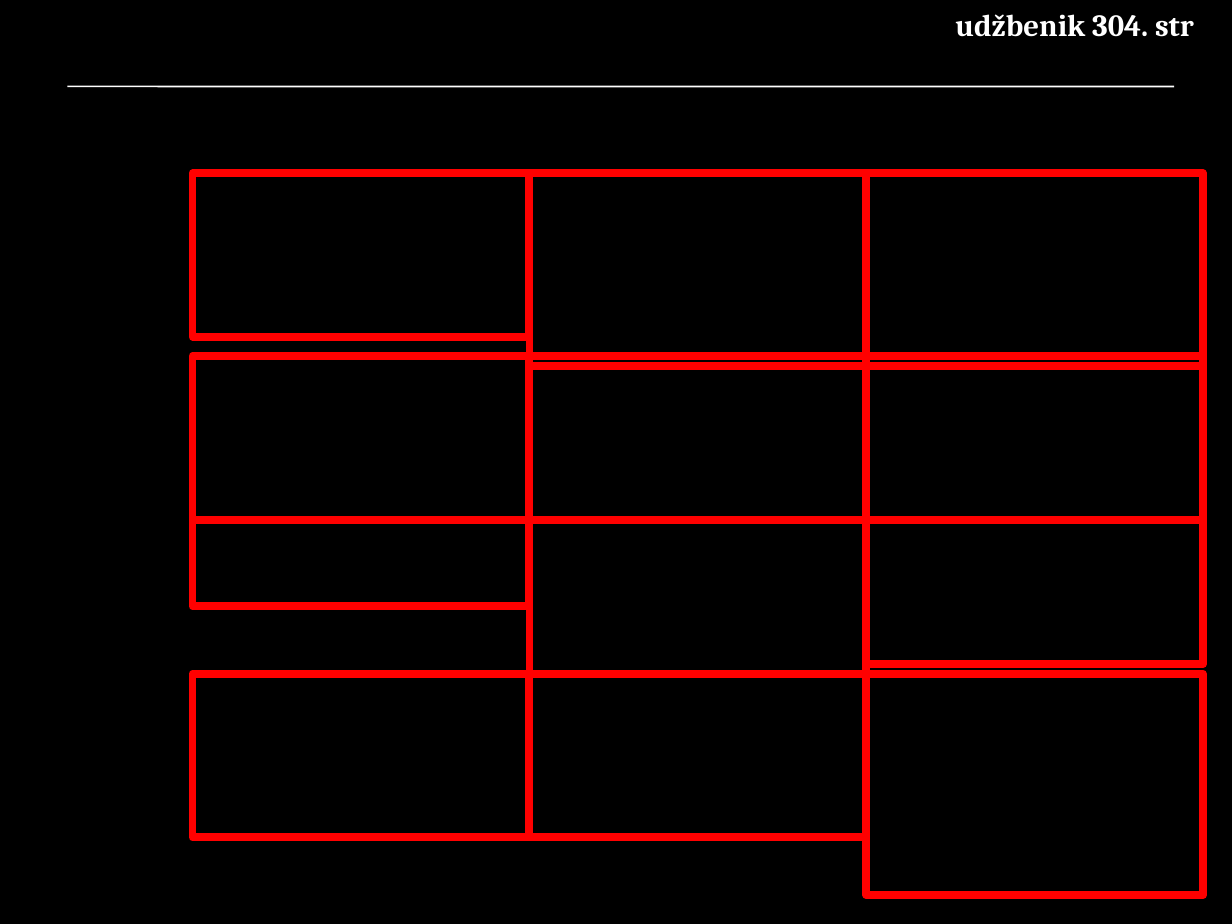
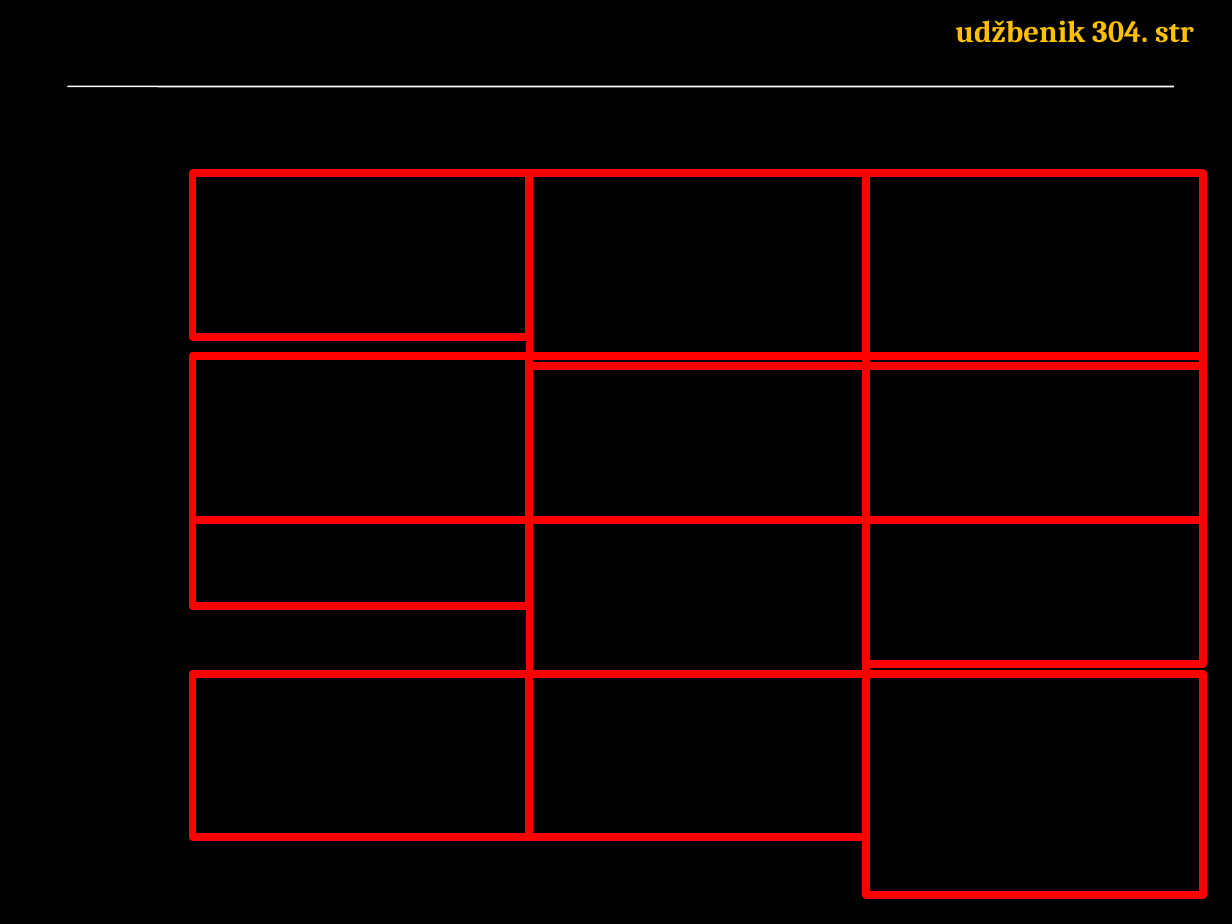
Before and after one commit to cornx/print, a slide deck: slide 47 of data/prezentacije/sociologija/002_metode_istrazivanja.pptx (slide 46 before the commit). Drawn at 1232x924 pixels with LibreOffice and Linux fonts; fonts in the diff are those of the drawing; background and template pictures are left out. Boxes give left, top, right and bottom in pixels: in the first picture for what was removed or moved away, otherwise in the second. Text is boxed around its words. In the diff, an @@ line names an element or a change of style, - is before the commit and + after.

```diff
--- a/data/prezentacije/sociologija/002_metode_istrazivanja.pptx
+++ b/data/prezentacije/sociologija/002_metode_istrazivanja.pptx
@@ text "udžbenik 304. str" at <box>955,20,1194,43</box>: text colour #FFFFFF to #FFC000 @@
```
Also in this commit, not shown: 15 other slides changed, 6 slides added.
